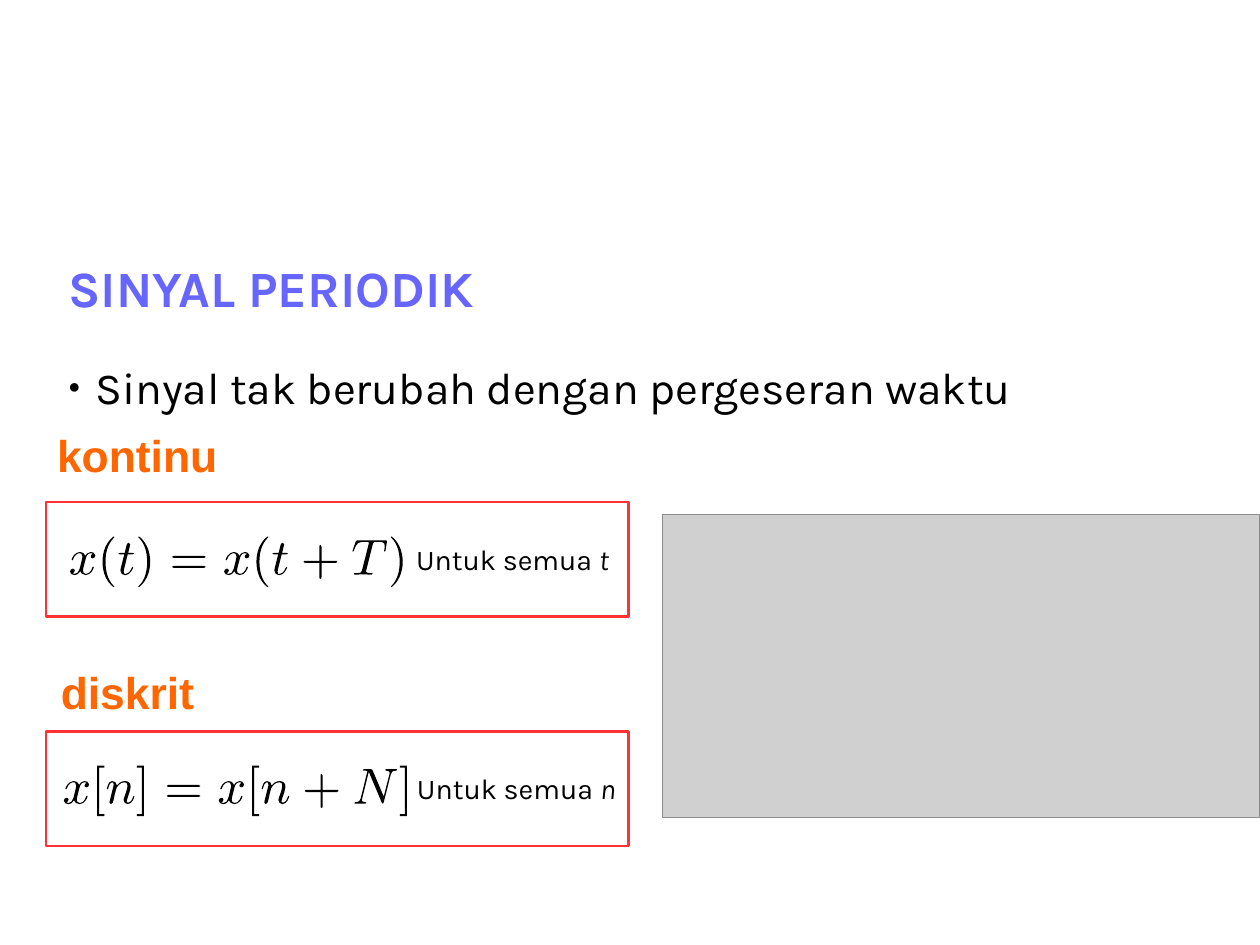
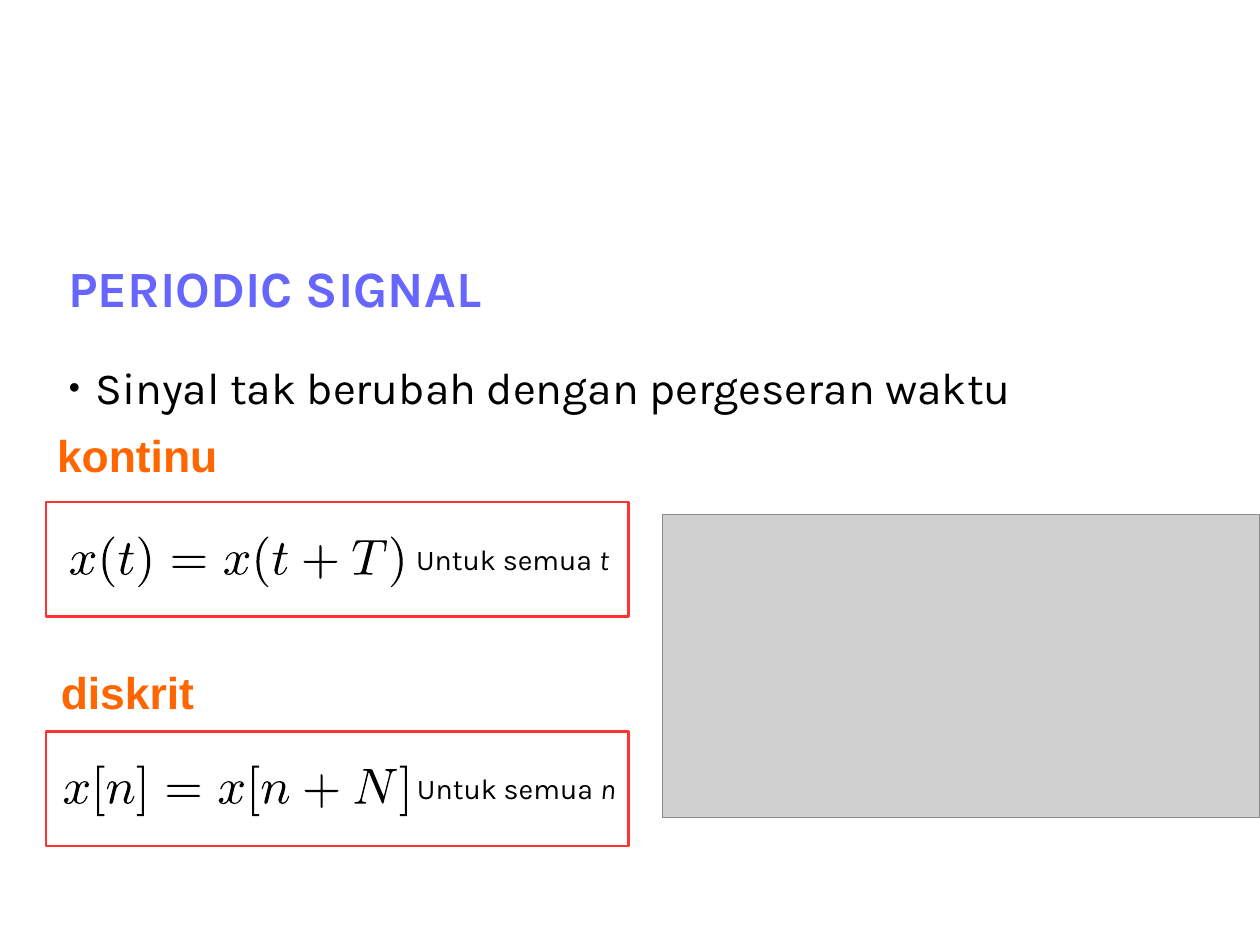
Before and after one commit to bagustris/sinyalsistem, a slide deck: slide 14 of slides/Lect1_SinyalSistem.odp. Drawn at 1260x945 pixels with LibreOffice and Linux fonts; fonts in the diff are those of the drawing; grey boxes stand for pictures; background and template pictures are left out. Boxes give left, top, right and bottom in pixels: in the first picture for what was removed or moved away, otherwise in the second. Text is boxed around its words. In the diff, an @@ line names an element or a change of style, - is before the commit and + after.

```diff
--- a/slides/Lect1_SinyalSistem.odp
+++ b/slides/Lect1_SinyalSistem.odp
@@ text removed at (68,273,474,308) @@
-SINYAL PERIODIK
@@ text added at (68,273,482,308), 32 pt, text #6666FF, bold @@
+PERIODIC SIGNAL
```
Also in this commit, not shown: 32 other slides changed, 6 slides added, 7 slides removed, 54 other files.
